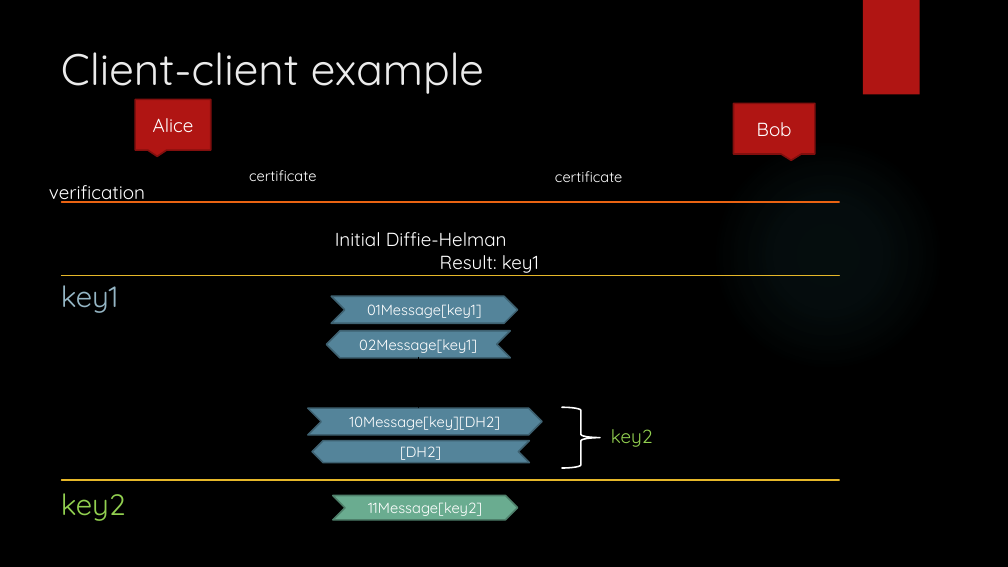
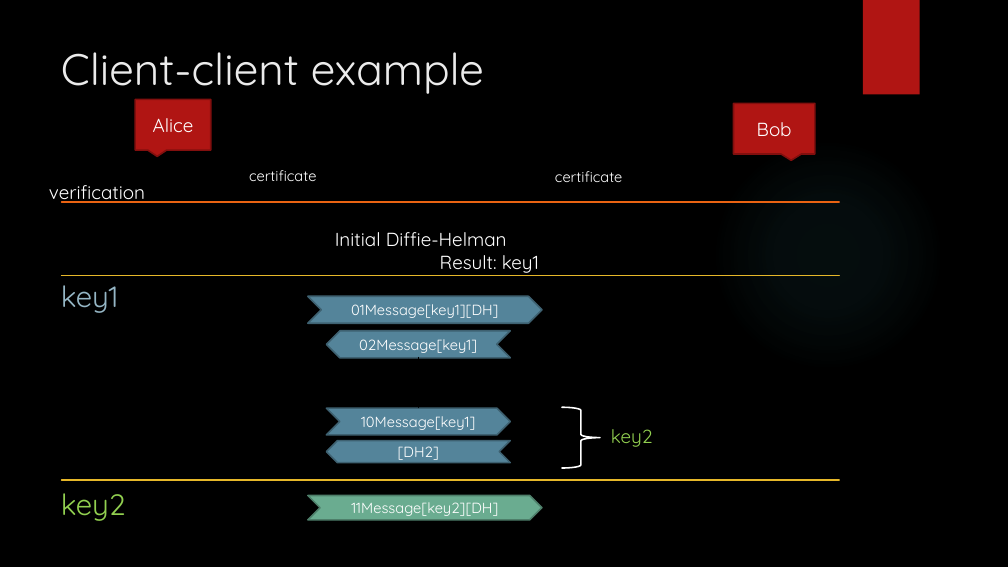
Before and after one commit to santomet/armadill, a slide deck: slide 5 of docs/Armadill.pptx. Drawn at 1008x567 pixels with LibreOffice and Linux fonts; fonts in the diff are those of the drawing; background and template pictures are left out. Boxes give left, top, right and bottom in pixels: in the first picture for what was removed or moved away, otherwise in the second. Text is boxed around its words. In the diff, an @@ line names an element or a change of style, - is before the commit and + after.

Commit message:
Fixed DH in presentation

```diff
--- a/docs/Armadill.pptx
+++ b/docs/Armadill.pptx
@@ chevron "01Message[key1][DH]": place and size @@
-chevron "01Message[key1][DH]" at bbox=[331, 296, 518, 324]
+chevron "01Message[key1][DH]" at bbox=[308, 296, 542, 324]
@@ text in chevron at bbox=[351, 304, 498, 318]: text changed @@
-01Message[key1]
+01Message[key1][DH]
@@ chevron "10Message[key1]": place and size @@
-chevron "10Message[key1]" at bbox=[308, 408, 542, 435]
+chevron "10Message[key1]" at bbox=[327, 408, 510, 435]
@@ text in chevron at bbox=[361, 416, 475, 430]: text changed @@
-10Message[key][DH2]
+10Message[key1]
@@ chevron "[DH2]": place and size @@
-chevron "[DH2]" at bbox=[312, 441, 529, 463]
+chevron "[DH2]" at bbox=[327, 441, 510, 463]
@@ chevron "11Message[key2][DH]": place and size @@
-chevron "11Message[key2][DH]" at bbox=[333, 495, 517, 520]
+chevron "11Message[key2][DH]" at bbox=[308, 495, 542, 520]
@@ text in chevron at bbox=[351, 502, 498, 516]: text changed @@
-11Message[key2]
+11Message[key2][DH]
```
